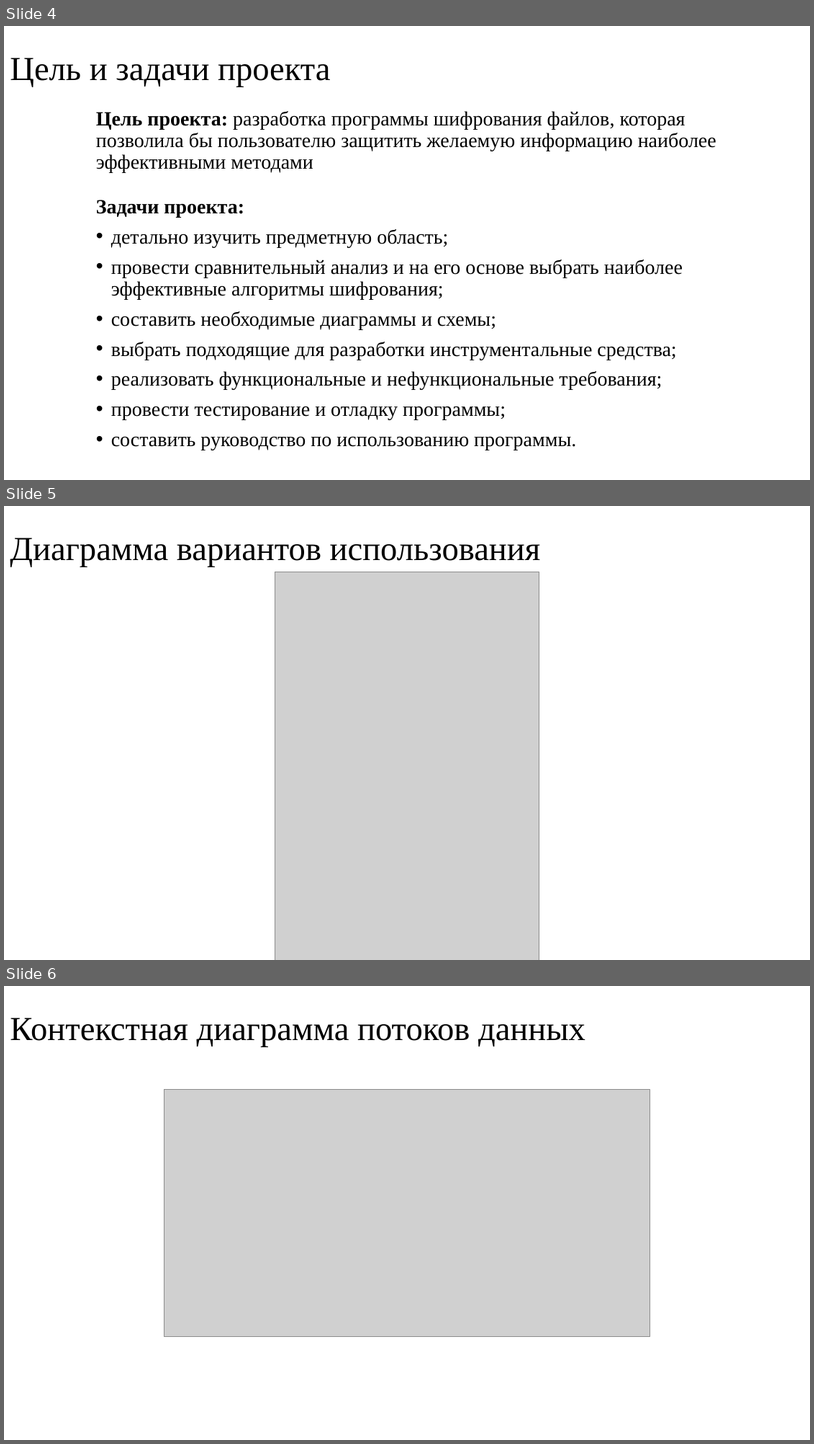
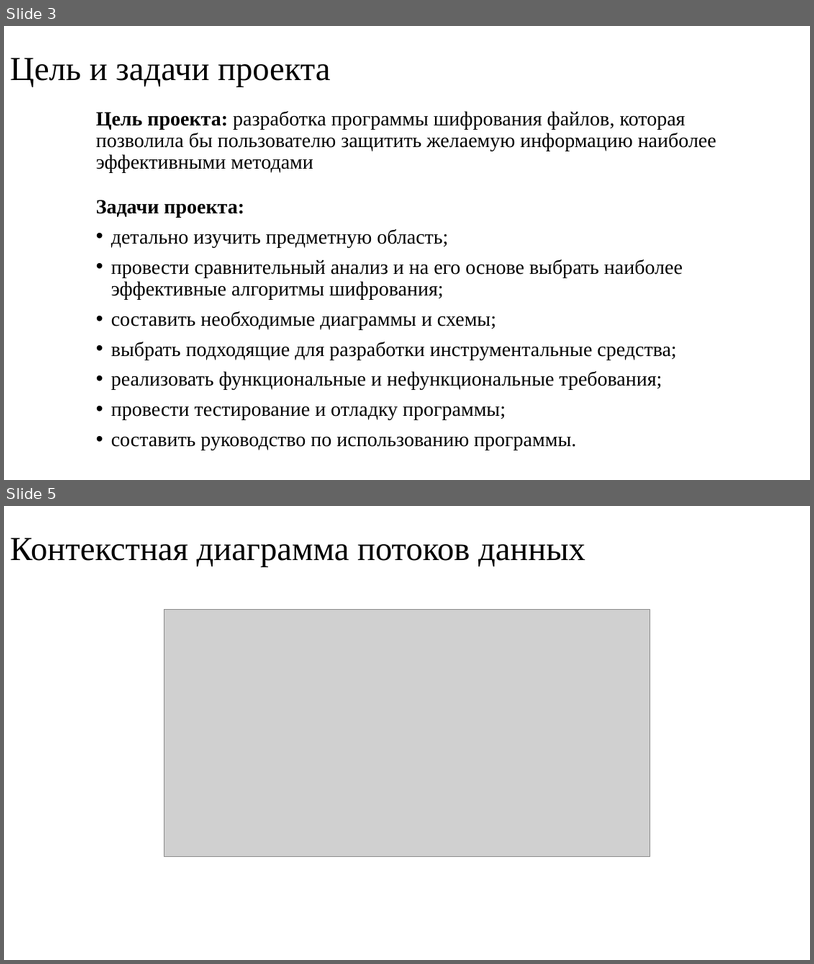
Before and after one commit to AlexeyChernikov/CryptographicApplication, a slide deck: Documentation/Презентация к защите.pptx. Shown one above the other, each under a label of ours: slides 4, 5 and 6 before the commit, slides 3 and 5 after it; the slides between them are not shown. The pictures are 814x1444 and 814x964 pixels, drawn with LibreOffice and Linux fonts; fonts in the diff are those of the drawing; grey boxes stand for pictures. Boxes give left, top, right and bottom in pixels: in the first picture for what was removed or moved away, otherwise in the second. Text is boxed around its words. In the diff, an @@ line names an element or a change of style, - is before the commit and + after.

```diff
--- a/Documentation/Презентация к защите.pptx
+++ b/Documentation/Презентация к защите.pptx
@@ slide 5 removed at (4, 506, 810, 960), background #FFFFFF @@
@@ title removed at (10, 538, 541, 567) @@
-Диаграмма вариантов использования
@@ picture removed at (275, 572, 540, 960) @@
@@ what was slide 4 is now slide 3 @@
@@ what was slide 6 is now slide 5 @@
```
Also in this commit, not shown: 1 slide changed, 2 slides added, 2 other slides removed.
